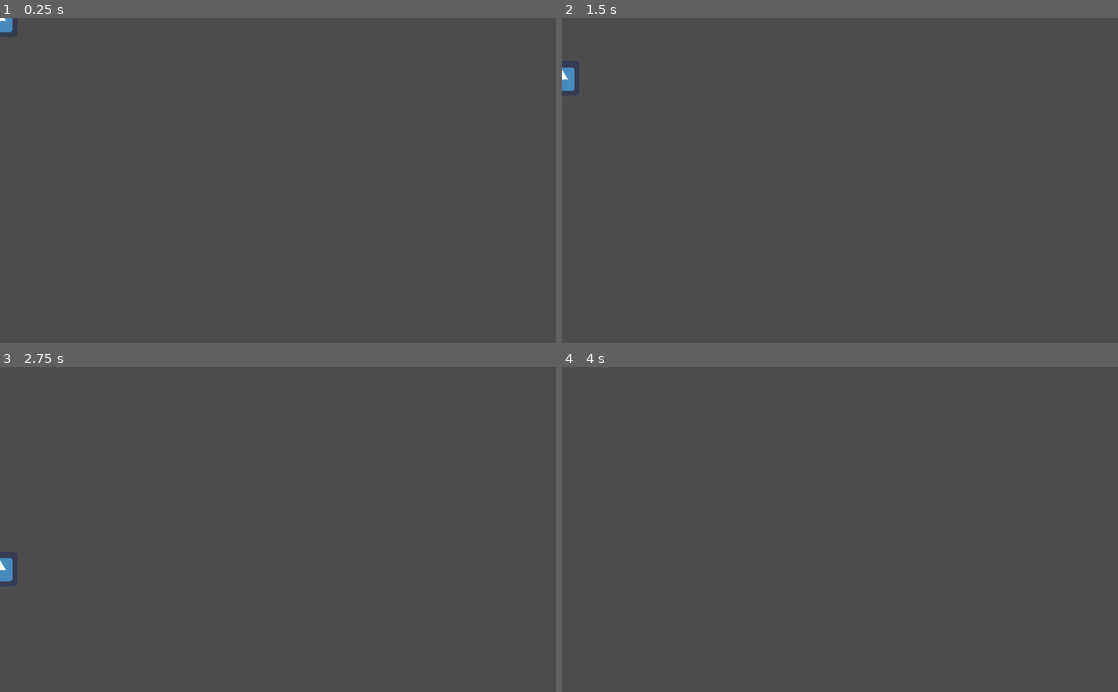
Above: before the commit, frames 1-4 (two rows, left to right).
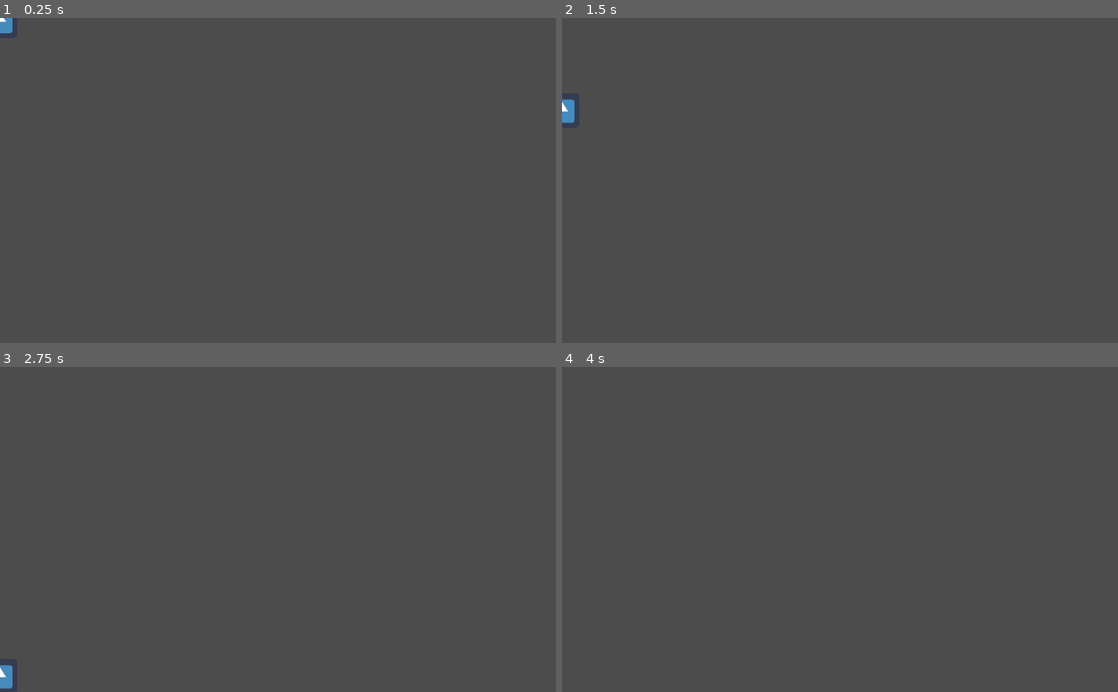
Above: after the commit, the same moments.

Repository: R4LuS/GodotSvr
Game: Godot game, scene res://Player.tscn
The game is run twice, just before and just after one commit, with the same random seed, the same clock (stepped at 60 frames per second) and the same inputs. This scene is started directly instead of the project's main scene. The engine's default icon, where the game draws it, is replaced by a stand-in: a white triangle on a blue panel in a dark square.
Inputs (mouse positions are in pixels of both pictures, inside the frame that each line leads up to):
- Up to frame 1 (0.25 s): no input
- Up to frame 2 (1.5 s): move the mouse to (962, 164) at 0.52 s; hold S (ui_s, bound only after the commit) 0.53-1.28 s; tap W (ui_jump) at 0.77, 0.8, 1.07, 1.35 s; move the mouse to (728, 196) at 1.27 s
- Up to frame 3 (2.75 s): tap W (ui_jump) at 1.52, 1.82, 2.3 s; tap S (ui_s, bound only after the commit) at 1.55 s; move the mouse to (333, 458) at 2.02 s; hold S (ui_s, bound only after the commit) from 2.03 s (still down)
- Up to frame 4 (4 s): move the mouse to (812, 594) at 2.77 s; release S (ui_s, bound only after the commit) at 2.78 s; tap S (ui_s, bound only after the commit) at 2.85 s; tap W (ui_jump) at 3.02, 3.32 s; move the mouse to (1006, 578) at 3.52 s; hold W (ui_jump) from 3.53 s (still down)

The runs differ from the first frame. In frame 1, less than 0.1% of the frame differs, in the area x 0-3%, y 0-5%; in frame 2, 0.3%, in the area x 0-3%, y 15-33%; in frame 3, 0.3%; in frame 4, nothing differs.
Error before the commit: Attempt to call function 'get_node' in base 'null instance' on a null instance. (res://Player.gd:16)
Error after the commit: Attempt to call function 'get_node' in base 'null instance' on a null instance. (res://Player.gd:18)

Commit message:
Clients are now deleted correctly when they disconnect

Diff:
--- a/Network.gd
+++ b/Network.gd
@@ -21,7 +21,10 @@
 	if !client.is_connected_to_host():
 		print("Connecting...")
 		client.connect_to_host(host, port)
+		while client.get_status() == 1:
+			print("e m pika el kulo")
 		if client.get_status() == 2:
+			print("Conectado")
 			var data = client.get_string(9)
 			var data_split = data.split(" ")
 			id = data_split[0]
--- a/Player.gd
+++ b/Player.gd
@@ -1,12 +1,14 @@
 extends KinematicBody2D
 
-var SPEED = 50
-var JUMP_SPEED = 160
+var SPEED = 300
+var JUMP_SPEED = 200
 var speed_y = 0
 var speed_x = 0
-var gravity = 98
+var gravity = 150
 var is_player = false
 var net = null
+var njumps = 2
+var MAX_JUMPS = 2
 
 
 var bullet_p = preload("res://Bullet.tscn")
@@ -14,7 +16,6 @@
 # Called when the node enters the scene tree for the first time.
 func _ready():
 	net = get_parent().get_parent().get_node("Network")
-	pass # Replace with function body.
 
 
 func _process(delta):
@@ -23,18 +24,29 @@
 
 var bullet_cd = 0.5
 var bullet_time = bullet_cd
+var jump_cd = 0.5
+var jump_time = jump_cd
 
 func _physics_process(delta):
 	var nspeed_x = 0
 	var nspeed_y = 0
+	if is_on_floor():
+		speed_y = 0
+		njumps = 0
 	if is_player:
-		if Input.is_action_pressed("ui_jump") and is_on_floor():
+		if Input.is_action_pressed("ui_jump") and njumps < MAX_JUMPS and jump_time >= jump_cd:
 			nspeed_y = -JUMP_SPEED
 			speed_y = nspeed_y
+			njumps += 1
+			jump_time = 0
+			print(njumps)
 		if Input.is_action_pressed("ui_a"):
 			nspeed_x = -SPEED
 		if Input.is_action_pressed("ui_d"):
 			nspeed_x = SPEED
+		if Input.is_action_pressed("ui_s"):
+			nspeed_y = JUMP_SPEED
+			speed_y = nspeed_y
 		if Input.is_action_pressed("ui_shot") and bullet_time >= bullet_cd:
 			var nbullet = bullet_p.instance()
 			var mouse_pos = get_viewport().get_mouse_position()
@@ -50,6 +62,7 @@
 		if net:
 			net.send("1000 " + str(speed_x) + " " + str(speed_y) + " " + str(position.x) + " " + str(position.y))
 	bullet_time += delta
+	jump_time += delta
 	speed_y += gravity * delta
 	move_and_slide(Vector2(speed_x, speed_y), Vector2.UP)
 
--- a/World.gd
+++ b/World.gd
@@ -11,7 +11,7 @@
 
 # Called when the node enters the scene tree for the first time.
 func _ready():
-	id = $Network.connect_to_server("127.0.0.1", 6500)
+	id = $Network.connect_to_server("127.0.0.1", 30000)
 
 # Called every frame. 'delta' is the elapsed time since the previous frame.
 var time = 0
@@ -30,7 +30,9 @@
 			var aux = a.split(" ")
 			if aux[0] == "1001":
 				update_player(aux[1], int(aux[2]), int(aux[3]), int(aux[4]), aux[5])
-			if aux[0] == "1011":
+			elif aux[0] == "1002":
+				delete_player(aux[1])
+			elif aux[0] == "1011":
 				create_bullet(int(aux[1]), int(aux[2]), int(aux[3]), int(aux[4]), int(aux[5]))
 
 func update_player(id, speedx, speedy, posx, posy):
@@ -44,6 +46,10 @@
 		$Players.get_node(id).set_speed(speedx, speedy)
 		$Players.get_node(id).set_position(Vector2(posx, posy));
 
+func delete_player(id):
+	print("Player deleted: " + id)
+	$Players.remove_child($Players.get_node(id))
+
 func create_bullet(rotation, mousex, mousey, posx, posy):
 	var nbullet = bullet_p.instance()
 	var mouse_pos = Vector2(mousex, mousey)
--- a/World.tscn
+++ b/World.tscn
@@ -1,18 +1,18 @@
 [gd_scene load_steps=4 format=2]
 
 [ext_resource path="res://World.gd" type="Script" id=1]
-[ext_resource path="res://Box.tscn" type="PackedScene" id=2]
-[ext_resource path="res://Network.gd" type="Script" id=3]
+[ext_resource path="res://Network.gd" type="Script" id=2]
+[ext_resource path="res://Box.tscn" type="PackedScene" id=3]
 
 [node name="World" type="Node2D"]
 script = ExtResource( 1 )
 
+[node name="Network" type="Node" parent="."]
+script = ExtResource( 2 )
+
 [node name="Players" type="Node2D" parent="."]
 
-[node name="Box" parent="." instance=ExtResource( 2 )]
+[node name="Bullets" type="Node2D" parent="."]
+
+[node name="Box" parent="." instance=ExtResource( 3 )]
 collision_mask = 3
-
-[node name="Network" type="Node" parent="."]
-script = ExtResource( 3 )
-
-[node name="Bullets" type="Node2D" parent="."]
--- a/project.godot
+++ b/project.godot
@@ -42,6 +42,11 @@
 "events": [ Object(InputEventMouseButton,"resource_local_to_scene":false,"resource_name":"","device":0,"alt":false,"shi …(212 unchanged characters)…
  ]
 }
+ui_s={
+"deadzone": 0.5,
+"events": [ Object(InputEventKey,"resource_local_to_scene":false,"resource_name":"","device":0,"alt":false,"shift":false,"control":false,"meta":false,"command":false,"pressed":false,"scancode":83,"unicode":0,"echo":false,"script":null)
+ ]
+}
 
 [layer_names]
 
Not shown, added: .gitignore
Not shown, changed: Server/GodotNetTest
Not shown, changed: Server/client.cpp
Not shown, changed: Server/netserver.cpp
Not shown, changed: bin/2DNetworkExternNet.pck
